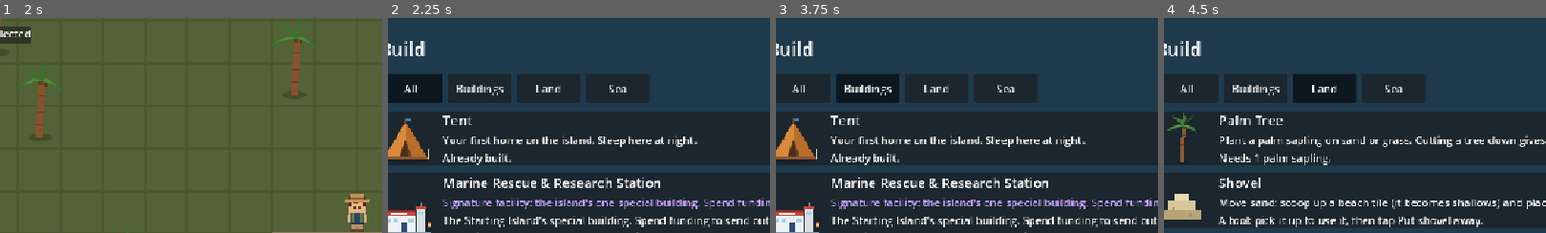
Above: before the commit, frames 1-4 (left to right).
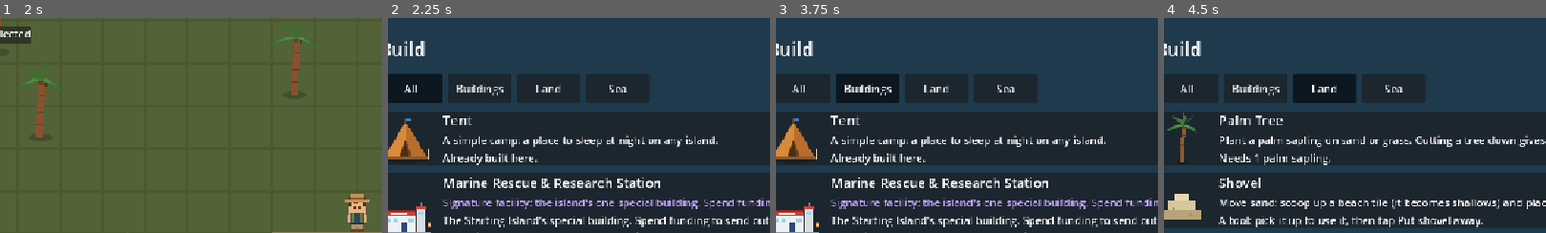
Above: after the commit, the same moments.

Repository: detronics-apps/ocean-haven
Game: Godot game, scene res://scenes/world/ocean_world.tscn
The game is run twice, just before and just after one commit, with the same random seed, the same clock (stepped at 60 frames per second) and the same inputs.
Inputs:
- Up to frame 1 (2 s): click "Let's go!" at 0.5 s; click "Place" at 1.25 s
- Up to frame 2 (2.25 s): click "Build" at 2 s
- Up to frame 3 (3.75 s): click "All" at 2.75 s; click "Buildings" at 3.5 s
- Up to frame 4 (4.5 s): click "Land" at 4.25 s
The pictures show only the part of the screen within x 3-53%, y 0-50%; the shares and areas given below are measured in that part.

Frame 1 is identical in both runs. In frame 2, 1.6% of the frame differs, in the area x 14-87%, y 54-68%; in frame 3, 1.6%; in frame 4, nothing differs.

Commit message:
A tent and up to 2 Ranger Houses on every island (BuildingData.limit_per_island); a house only replaces the tent on its own island
Co-Authored-By: Claude Opus 5.5 <noreply@anthropic.com>
Claude-Session: https://claude.ai/code/session_01TgTuR8CE1ck28M9f6vukjR

Diff:
--- a/data/buildings/house.tres
+++ b/data/buildings/house.tres
@@ -9,7 +9,7 @@
 script = ExtResource("1_gjtea")
 id = &"house"
 display_name = "Ranger House"
-description = "A proper ranger's home, with solar power. Replaces your tent; sleep here at night. Stores 10 wood, 10 sand and 10 saplings, and 10 more of each for every upgrade (30 at level 3). You can build 2."
+description = "A proper ranger's home, with solar power. Replaces your tent; sleep here at night. Stores 10 wood, 10 sand and 10 saplings, and 10 more of each for every upgrade (30 at level 3). You can build 2 on each island."
 order = 2
 texture = ExtResource("2_22yc1")
 terrain = PackedStringArray("sand", "grass")
@@ -25,3 +25,4 @@
 upgrade_funding = 80
 upgrade_items = Dictionary[StringName, int]({&"wood": 3})
 tier_textures = Array[Texture2D]([ExtResource("2_22yc1"), ExtResource("9_h2"), ExtResource("9_h3")])
+limit_per_island = true
--- a/data/buildings/tent.tres
+++ b/data/buildings/tent.tres
@@ -7,9 +7,10 @@
 script = ExtResource("1_v6kfi")
 id = &"tent"
 display_name = "Tent"
-description = "Your first home on the island. Sleep here at night."
+description = "A simple camp: a place to sleep at night on any island."
 texture = ExtResource("2_ifqt6")
 terrain = PackedStringArray("sand", "grass")
 unique = true
 action = &"sleep"
 fact = "Many conservation rangers live at remote field camps, close to the wildlife they protect."
+limit_per_island = true
--- a/scripts/buildings/build_mode.gd
+++ b/scripts/buildings/build_mode.gd
@@ -123,8 +123,8 @@
 				return "Your boat is in the way."  # a deck would trap it
 	if not has_requirement(data):
 		return "Build a %s first." % data.requires
-	if at_limit(data):
-		return "You've built as many as you can."
+	if at_limit(data, island):
+		return "This island already has as many as you can build." if data.limit_per_island else "You've built as many as you can."
 	if not _free and not can_afford(data):
 		return "Not enough to build another. " + data.cost_text()
 	return ""
@@ -181,12 +181,18 @@
 
 
 ## Whether as many of `data` exist as are allowed.
-func at_limit(data: BuildingData) -> bool:
+## Whether no more of `data` can be built (on `island` for per-island limits; default: the
+## island the ranger is on).
+func at_limit(data: BuildingData, island: RegionData = null) -> bool:
 	var limit := 1 if data.unique else data.max_count
 	if limit <= 0:
 		return false
-	return get_tree().get_nodes_in_group("buildings").filter(
-		func(b: Building) -> bool: return b.data.id == data.id).size() >= limit
+	if data.limit_per_island and not island:
+		var ranger := ControlledBody.active(get_tree())
+		island = Regions.nearest(ranger.global_position if ranger else Vector2.ZERO)
+	return get_tree().get_nodes_in_group("buildings").filter(func(b: Building) -> bool:
+		return (b.data.id == data.id and not b.is_queued_for_deletion()
+			and (not data.limit_per_island or Regions.nearest(b.global_position) == island))).size() >= limit
 
 
 ## Whether whatever `data` depends on (e.g. a dock) has been built.
@@ -246,7 +252,8 @@
 			return false
 		pay(_data.cost_funding, _data.cost_litter, _data.cost_items)
 	for old: Building in get_tree().get_nodes_in_group("buildings"):
-		if old.data.id == _data.replaces:
+		# (only on this island: a house here doesn't take down a tent on another island)
+		if old.data.id == _data.replaces and Regions.nearest(old.global_position) == Regions.nearest(Terrain.centre_of(_cell)):
 			old.queue_free()
 			old.remove_from_group("buildings")  # gone for saving and overlap checks right away
 	var building := add_building(_data, _cell)
--- a/scripts/buildings/building_data.gd
+++ b/scripts/buildings/building_data.gd
@@ -65,6 +65,9 @@
 @export var fleet_textures: Array[Texture2D] = []
 ## At most this many can exist (0 = no limit).
 @export var max_count := 0
+## `max_count` (and `unique`) count on each island, not the whole game: e.g. a tent and up
+## to 2 Ranger Houses on every island.
+@export var limit_per_island := false
 ## Rare events (storms) can't damage it (docks, boats, trees).
 @export var storm_proof := false
 ## Nesting beaches need quiet: another building within this many tiles (not docks, not
--- a/scripts/ui/build_menu.gd
+++ b/scripts/ui/build_menu.gd
@@ -72,10 +72,11 @@
 		can_build = true
 	elif data.locked:
 		status = "Coming later: " + data.unlock_hint
-	elif data.unique and _exists(data.id):
-		status = "Already built."
+	elif data.unique and (_on_island(data.id) if data.limit_per_island else _exists(data.id)):
+		status = "Already built here." if data.limit_per_island else "Already built."
 	elif get_tree().get_first_node_in_group("build_mode").at_limit(data):
-		status = "You've built as many as you can (%d)." % data.max_count
+		status = ("This island has as many as you can build (%d)." if data.limit_per_island
+			else "You've built as many as you can (%d).") % data.max_count
 	elif data.one_per_island and _on_island(data.id):
 		status = "This island already has one."
 	elif data.needs_objective and Fleet.ship_problem(_island()) != "":
--- a/tests/test_building.gd
+++ b/tests/test_building.gd
@@ -179,6 +179,26 @@
 	clock.sleep_until_morning()
 	_expect(clock.day == 2 and absf(clock.time_of_day - 0.25) < 0.001, "slept until 6am on Day 2")
 
+	# --- A tent and up to 2 Ranger Houses on every island ---
+	var kelp: Resource = load("res://data/regions/kelp_forest.tres")
+	var house: Resource = load("res://data/buildings/house.tres")
+	var home_tents := func() -> int:
+		return get_nodes_in_group("buildings").filter(func(b: Node) -> bool:
+			return b.data.id == &"tent" and not b.is_queued_for_deletion() and b.global_position.length() < 2000.0).size()
+	var tents_here: int = home_tents.call()
+	var kelp_cell := _land_cell_near(build_mode, tent, kelp.arrival)
+	_expect(build_mode.placement_problem(tent, kelp_cell) == "", "a tent can go up on the Kelp Forest too (%s)" % build_mode.placement_problem(tent, kelp_cell))
+	build_mode.add_building(tent, kelp_cell)
+	_expect(build_mode.placement_problem(tent, _land_cell_near(build_mode, house, kelp.arrival + Vector2(0, 96))) != "", "but only one there")
+	root.get_node("Funding").restore({"balance": 1000})
+	inventory.restore({"plastic_bottle": 50}, {"wood": 50})
+	build_mode.start(house)
+	var house_cell := _land_cell_near(build_mode, house, kelp.arrival + Vector2(96, 0))
+	_expect(build_mode.place_at(house_cell), "a Ranger House on the Kelp Forest (%s)" % build_mode.placement_problem(house, house_cell))
+	await process_frame
+	_expect(home_tents.call() == tents_here, "it replaces the tent there, not the one on the Starting Island")
+	build_mode.cancel()
+
 	if not _failed:
 		print("PASS")
 	quit(1 if _failed else 0)
@@ -199,6 +219,18 @@
 	return text
 
 
+## A cell near `point` where `data` fits (or the nearest one tried).
+func _land_cell_near(build_mode: Node, data: Resource, point: Vector2) -> Vector2i:
+	var start := Vector2i((point / 32.0).floor())
+	for r in range(0, 10):
+		for dx in range(-r, r + 1):
+			for dy in range(-r, r + 1):
+				var c := start + Vector2i(dx, dy)
+				if build_mode.placement_problem(data, c) == "" or (data.id == &"tent" and build_mode.placement_problem(data, c).contains("already")):
+					return c
+	return start
+
+
 func _expect(ok: bool, what: String) -> void:
 	print("%s: %s" % [what, "ok" if ok else "FAILED"])
 	_failed = _failed or not ok
